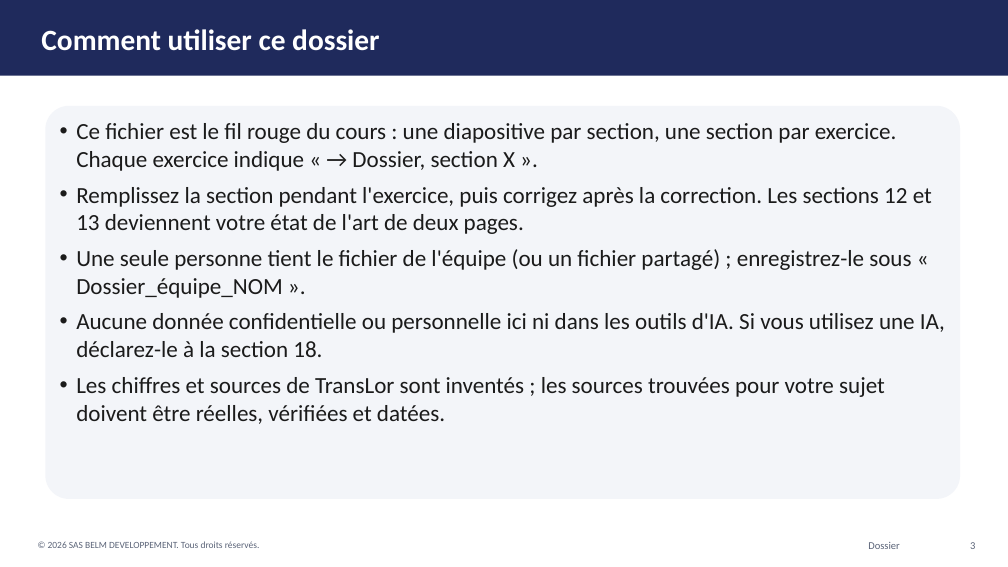
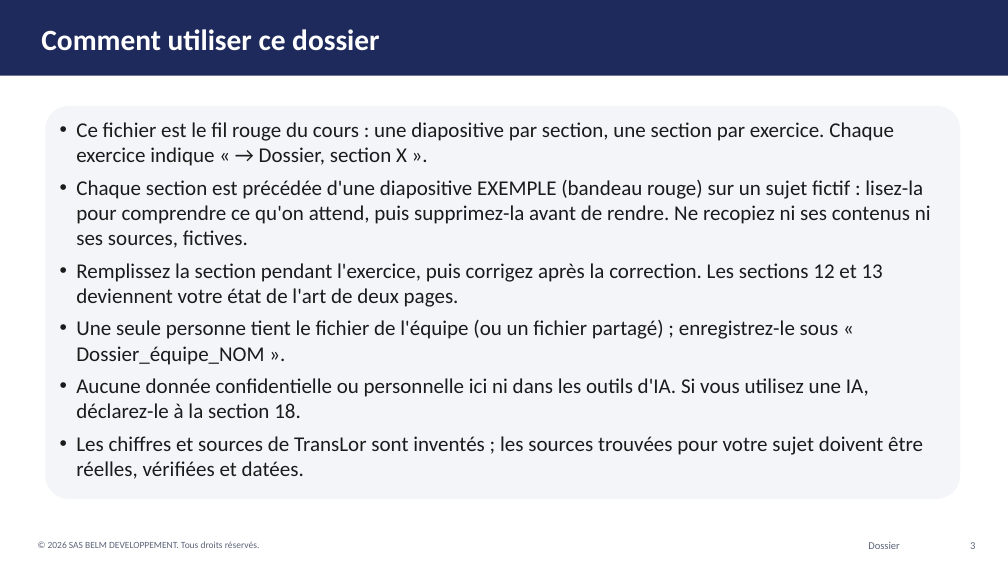
Before and after one commit to BelmDeveloppement/communication-pro, a slide deck: slide 3 of modele-dossier-etat-de-l-art.pptx. Drawn at 1008x567 pixels with LibreOffice and Linux fonts; fonts in the diff are those of the drawing. Boxes give left, top, right and bottom in pixels: in the first picture for what was removed or moved away, otherwise in the second. Text is boxed around its words. In the diff, an @@ line names an element or a change of style, - is before the commit and + after.

```diff
--- a/modele-dossier-etat-de-l-art.pptx
+++ b/modele-dossier-etat-de-l-art.pptx
@@ text in rounded rectangle at [76, 122, 923, 479]: size 22 to 20 pt in "Ce fichier est le fil rouge du ...", "Remplissez la section pendant l'exercice, puis corrigez ...", "Une seule personne tient le fichier de ...", "Aucune donnée confidentielle ou personnelle ici ni ..." and 1 more places @@
@@ text in rounded rectangle at [76, 180, 931, 248]: paragraph added @@
+• Chaque section est précédée d'une diapositive EXEMPLE (bandeau rouge) sur un sujet fictif : lisez-la pour comprendre ce qu'on attend, puis supprimez-la avant de rendre. Ne recopiez ni ses contenus ni ses sources, fictives.
```
Also in this commit, not shown: 20 other slides changed, 27 slides added, 3 other files.
